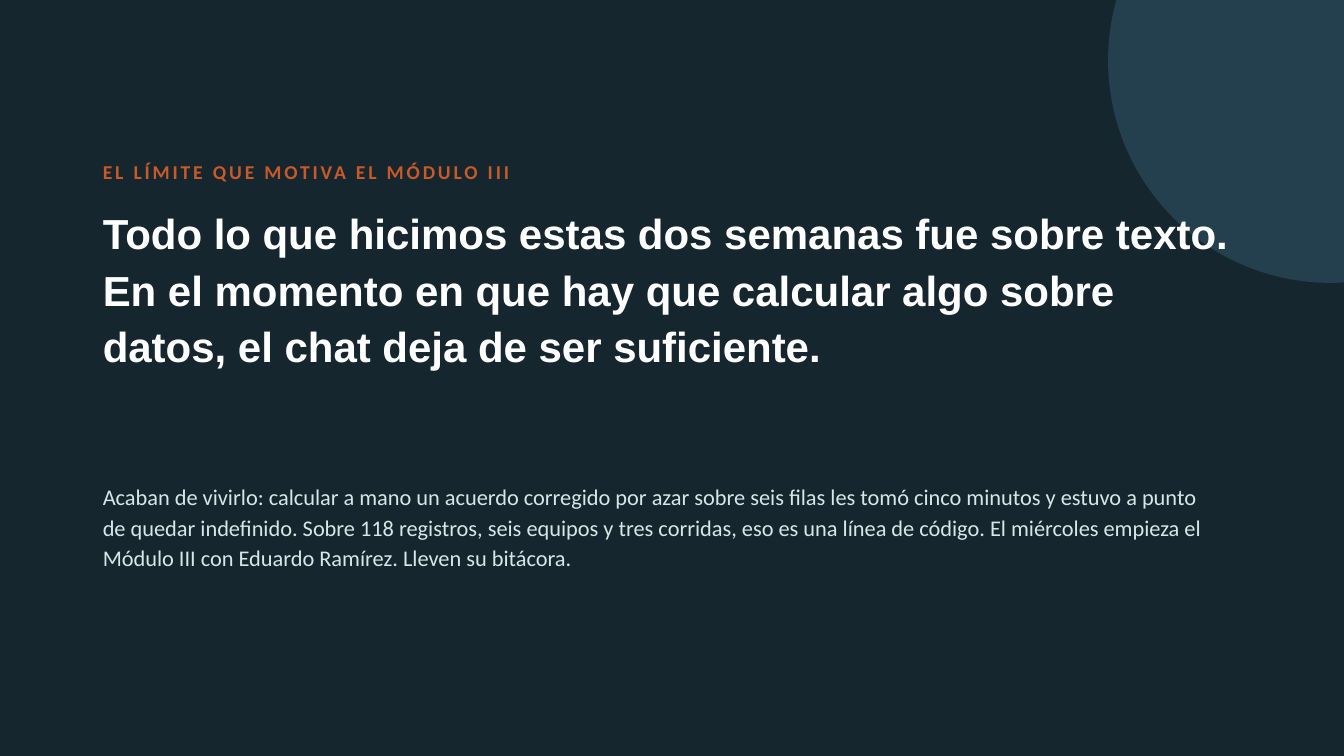
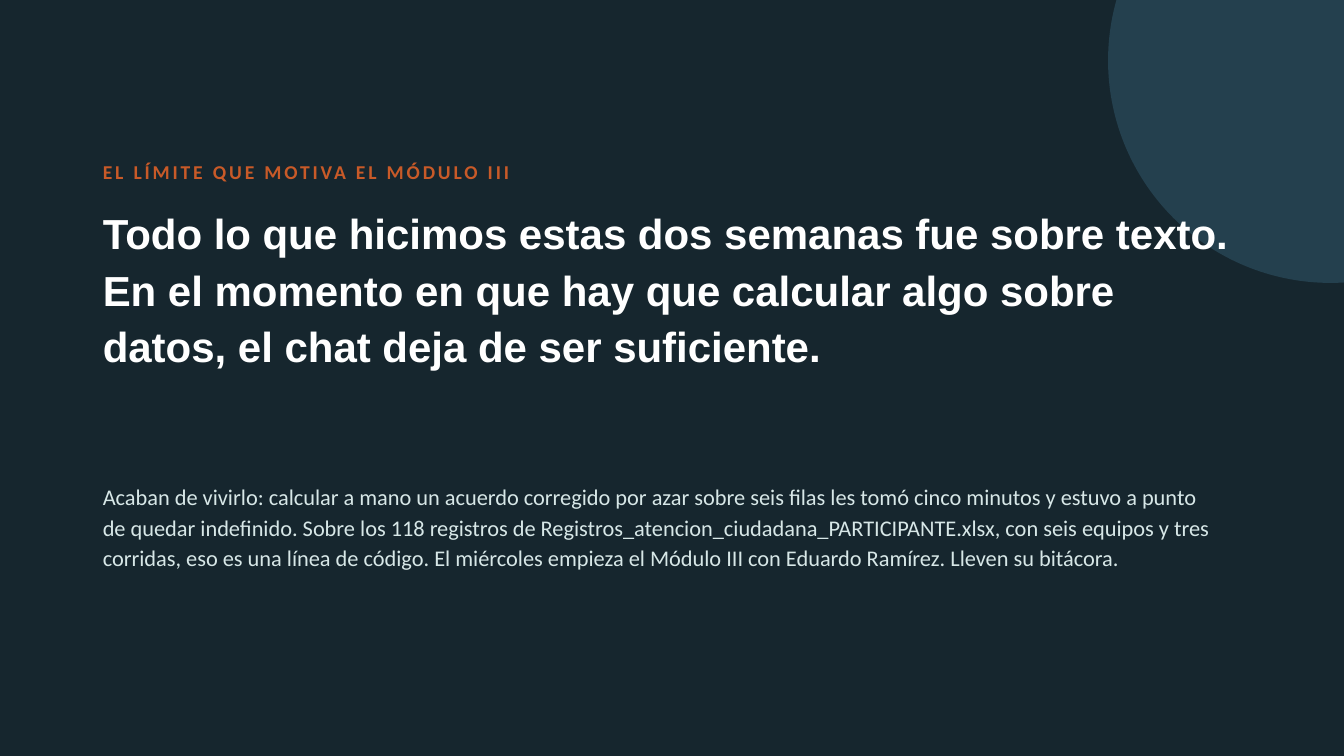
Before and after one commit to marvtrejo/curso-inegi-gen-ai, a slide deck: slide 20 of sesion-06/Sesion_06_Laboratorio_Cualitativo.pptx (slide 17 before the commit). Drawn at 1344x756 pixels with LibreOffice and Linux fonts; fonts in the diff are those of the drawing. Boxes give left, top, right and bottom in pixels: in the first picture for what was removed or moved away, otherwise in the second. Text is boxed around its words. In the diff, an @@ line names an element or a change of style, - is before the commit and + after.

```diff
--- a/sesion-06/Sesion_06_Laboratorio_Cualitativo.pptx
+++ b/sesion-06/Sesion_06_Laboratorio_Cualitativo.pptx
@@ text at bbox=[103, 489, 1209, 570]: text changed @@
-Acaban de vivirlo: calcular a mano un acuerdo corregido por azar sobre seis filas les tomó cinco minutos y estuvo a punto de quedar indefinido. Sobre 118 registros, seis equipos y tres corridas, eso es una línea de código. El miércoles empieza el Módulo III con Eduardo Ramírez. Lleven su bitácora.
+Acaban de vivirlo: calcular a mano un acuerdo corregido por azar sobre seis filas les tomó cinco minutos y estuvo a punto de quedar indefinido. Sobre los 118 registros de Registros_atencion_ciudadana_PARTICIPANTE.xlsx, con seis equipos y tres corridas, eso es una línea de código. El miércoles empieza el Módulo III con Eduardo Ramírez. Lleven su bitácora.
```
Also in this commit, not shown: 9 other slides changed, 3 slides added, 2 other files.
